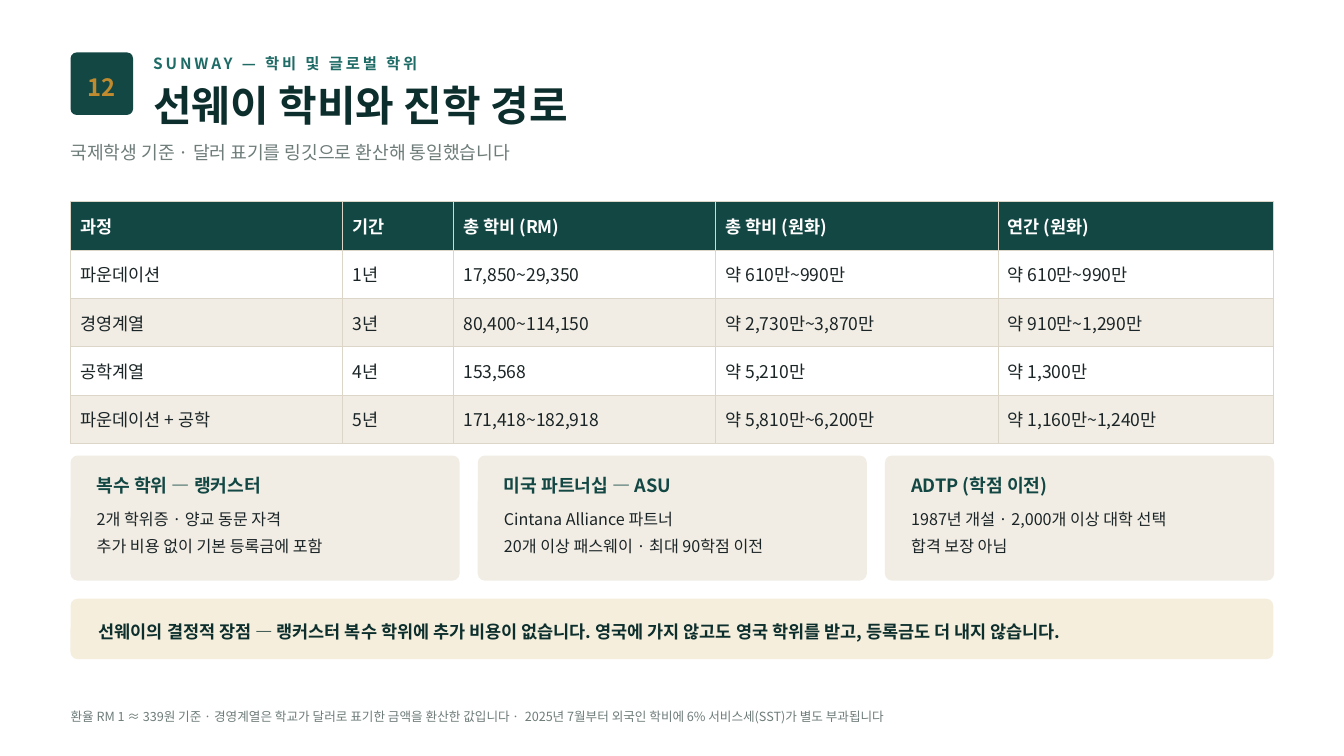
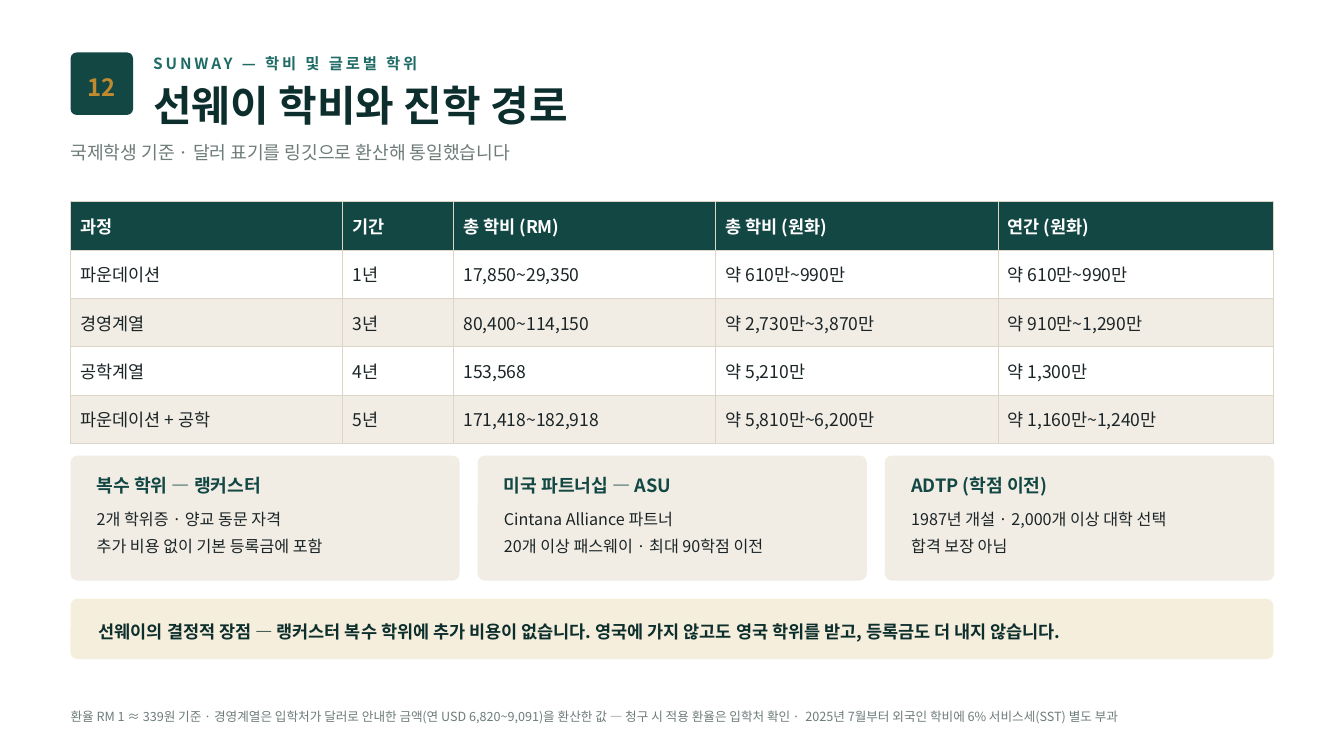
Before and after one commit to ChampionJohan/Johan, a slide deck: slide 13 of design/malaysia-study-live/IM말레이시아_입학안내문_2027_통합판.pptx. Drawn at 1344x756 pixels with LibreOffice and Linux fonts; fonts in the diff are those of the drawing. Boxes give left, top, right and bottom in pixels: in the first picture for what was removed or moved away, otherwise in the second. Text is boxed around its words. In the diff, an @@ line names an element or a change of style, - is before the commit and + after.

```diff
--- a/design/malaysia-study-live/IM말레이시아_입학안내문_2027_통합판.pptx
+++ b/design/malaysia-study-live/IM말레이시아_입학안내문_2027_통합판.pptx
@@ text at [71, 710, 1118, 723]: text changed @@
-환율 RM 1 ≈ 339원 기준 · 경영계열은 학교가 달러로 표기한 금액을 환산한 값입니다 · 2025년 7월부터 외국인 학비에 6% 서비스세(SST)가 별도 부과됩니다
+환율 RM 1 ≈ 339원 기준 · 경영계열은 입학처가 달러로 안내한 금액(연 USD 6,820~9,091)을 환산한 값 — 청구 시 적용 환율은 입학처 확인 · 2025년 7월부터 외국인 학비에 6% 서비스세(SST) 별도 부과
```
Also in this commit, not shown: 4 other files.
